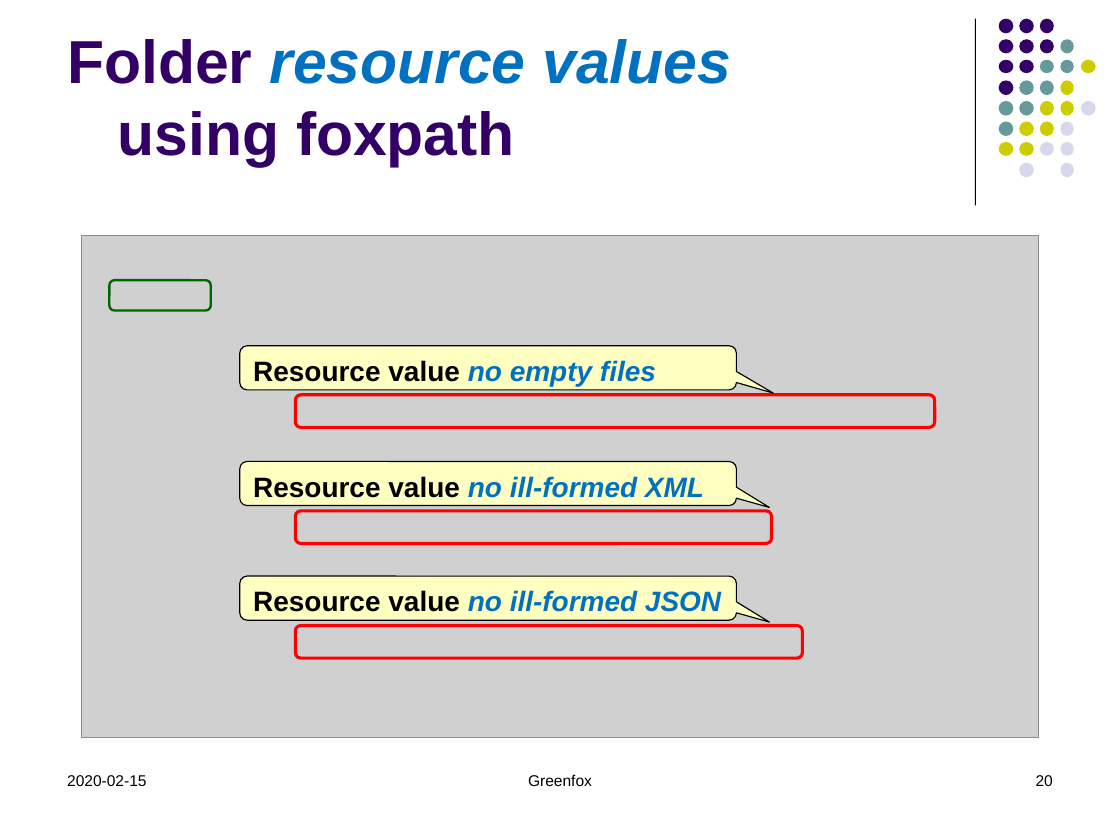
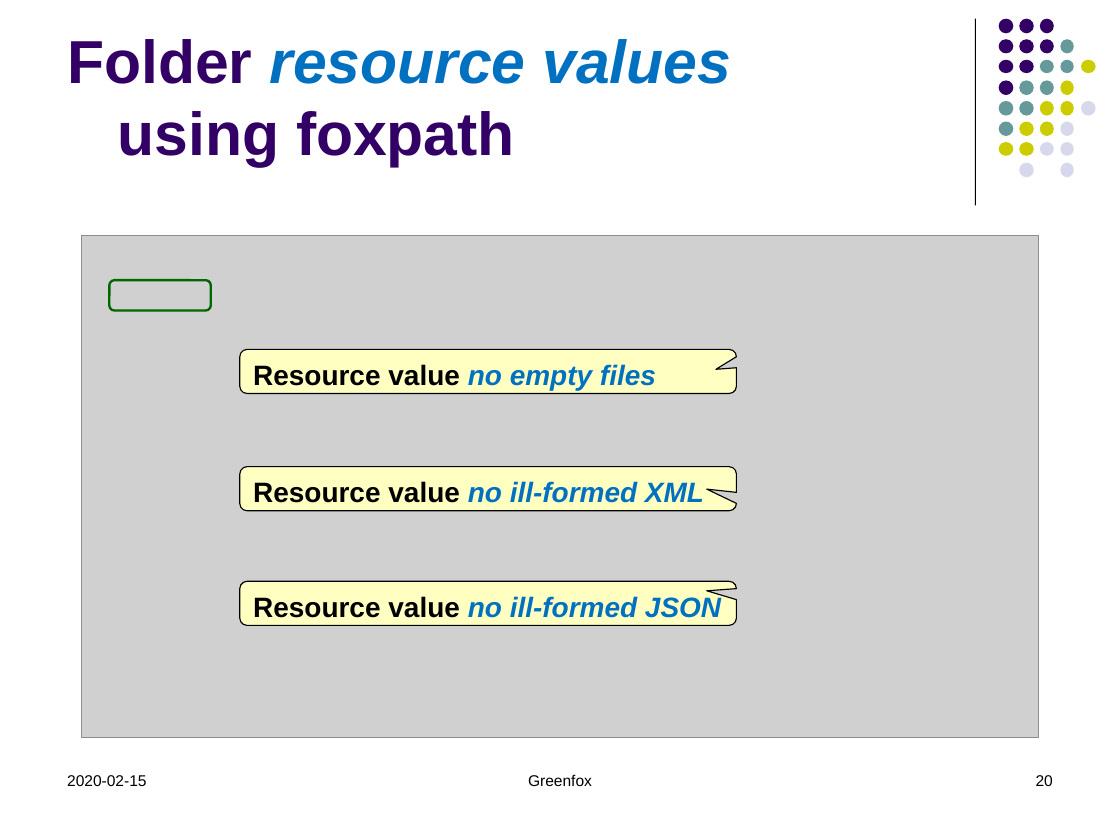
Before and after one commit to hrennau/greenfox, a slide deck: slide 20 of about/greenfox04.pptx. Drawn at 1120x840 pixels with LibreOffice and Linux fonts; fonts in the diff are those of the drawing; grey boxes stand for pictures. Boxes give left, top, right and bottom in pixels: in the first picture for what was removed or moved away, otherwise in the second. Text is boxed around its words. In the diff, an @@ line names an element or a change of style, - is before the commit and + after.

```diff
--- a/about/greenfox04.pptx
+++ b/about/greenfox04.pptx
@@ rounded rectangle removed at (296, 395, 935, 428) @@
@@ rounded speech box "Resource value no ill-formed XML": place and size @@
-rounded speech box "Resource value no ill-formed XML" at (240, 461, 736, 505)
+rounded speech box "Resource value no ill-formed XML" at (240, 467, 736, 511)
@@ rounded rectangle removed at (296, 511, 772, 543) @@
@@ proportions changed in 3 elements at (240, 349, 736, 393), (240, 467, 736, 511), (240, 581, 736, 625) @@
@@ rounded speech box "Resource value no ill-formed JSON": place and size @@
-rounded speech box "Resource value no ill-formed JSON" at (240, 576, 736, 619)
+rounded speech box "Resource value no ill-formed JSON" at (240, 581, 736, 625)
@@ rounded rectangle removed at (296, 625, 803, 657) @@
```
Also in this commit, not shown: 14 other slides changed, 3 slides added, 31 slides removed, 32 other files.
